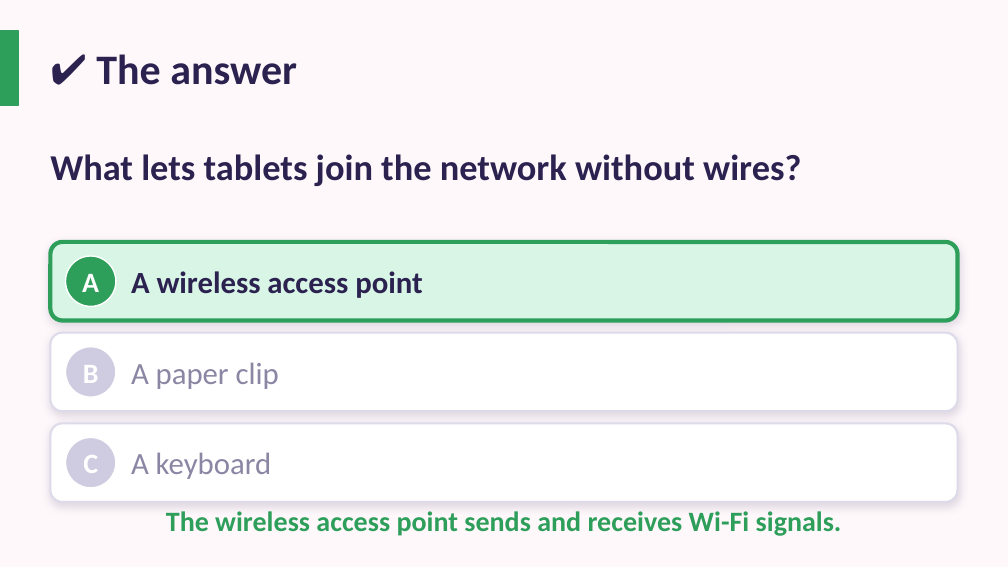
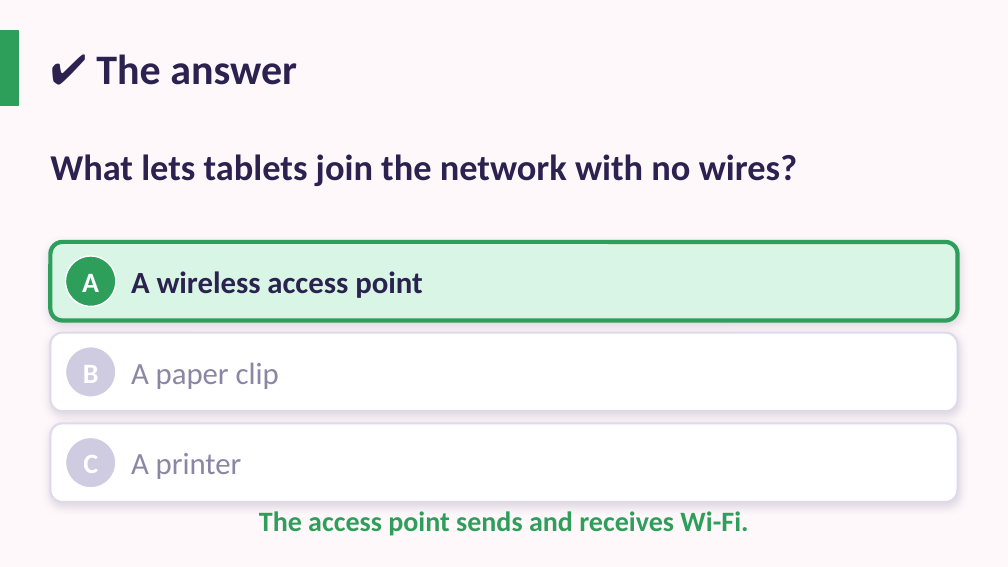
Before and after one commit to abualrif22-glitch/NBC, a slide deck: slide 29 of resources/Year-3/Y3 Unit summary - Connecting Computers.pptx (slide 82 before the commit). Drawn at 1008x567 pixels with LibreOffice and Linux fonts; fonts in the diff are those of the drawing. Boxes give left, top, right and bottom in pixels: in the first picture for what was removed or moved away, otherwise in the second. Text is boxed around its words. In the diff, an @@ line names an element or a change of style, - is before the commit and + after.

```diff
--- a/resources/Year-3/Y3 Unit summary - Connecting Computers.pptx
+++ b/resources/Year-3/Y3 Unit summary - Connecting Computers.pptx
@@ text at [50,154,797,186]: text changed @@
-What lets tablets join the network without wires?
+What lets tablets join the network with no wires?
@@ text at [131,453,242,479]: text changed @@
-A keyboard
+A printer
@@ text at [259,511,748,536]: text changed @@
-The wireless access point sends and receives Wi-Fi signals.
+The access point sends and receives Wi-Fi.
```
Also in this commit, not shown: 14 other slides changed, 15 slides added, 68 slides removed, 1 other file.
